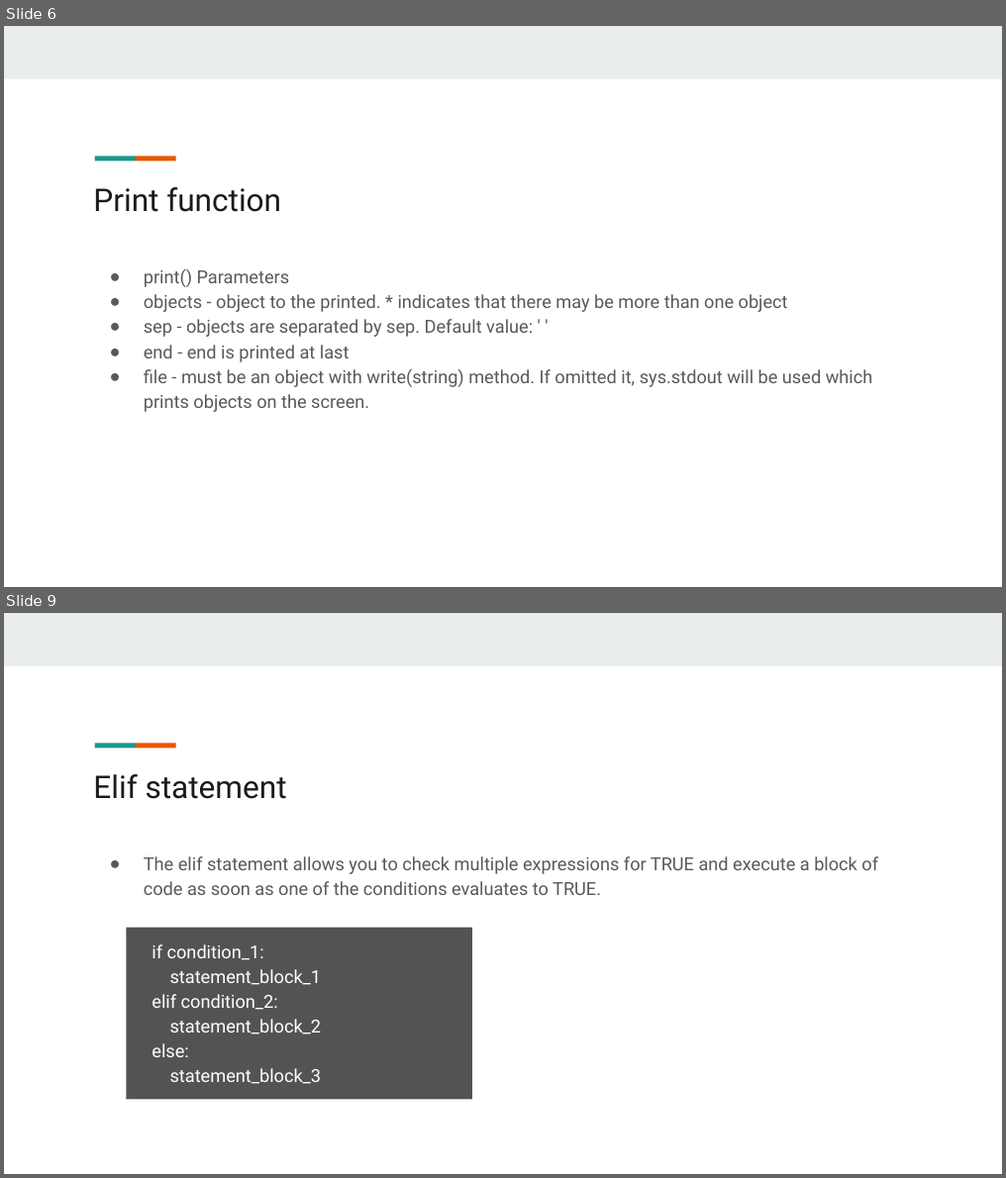
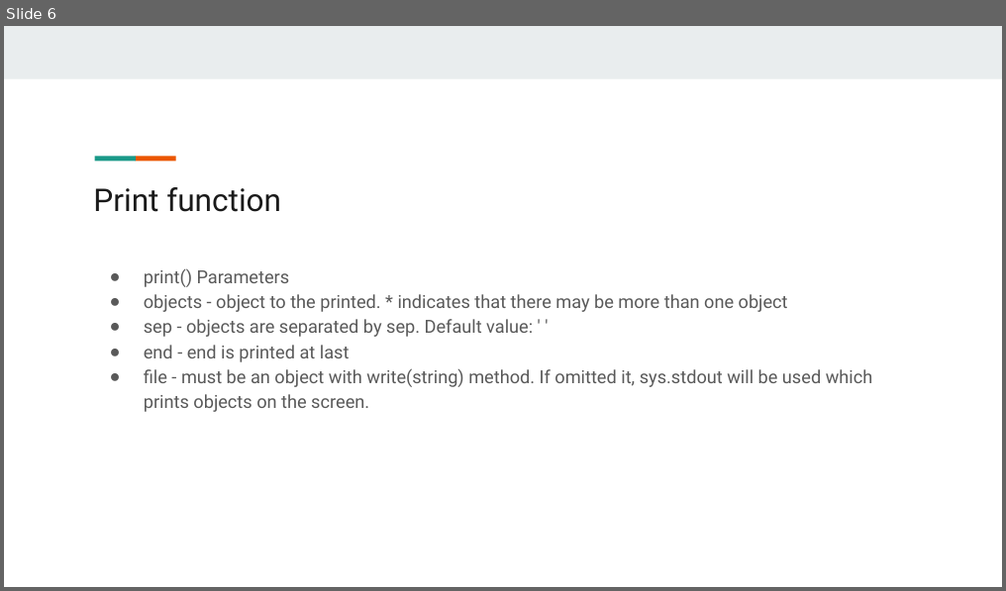
Before and after one commit to giridhersadineni/pythonsrec, a slide deck: 02.Operators & Conditional Statements/2. Python Operators.pptx. Shown one above the other, each under a label of ours: slides 6 and 9 before the commit, slide 6 after it; the slides between them are not shown. The pictures are 1006x1178 and 1006x591 pixels, drawn with LibreOffice and Linux fonts; fonts in the diff are those of the drawing. Boxes give left, top, right and bottom in pixels: in the first picture for what was removed or moved away, otherwise in the second. Text is boxed around its words. In the diff, an @@ line names an element or a change of style, - is before the commit and + after.

```diff
--- a/02.Operators & Conditional Statements/2. Python Operators.pptx
+++ b/02.Operators & Conditional Statements/2. Python Operators.pptx
@@ slide 9 removed at (x1=4, y1=613, x2=1002, y2=1174), background #FFFFFF; not listed: 3 template elements that a slide beside it also shows @@
@@ title removed at (x1=93, y1=774, x2=287, y2=799) @@
-Elif statement
@@ text removed at (x1=144, y1=857, x2=878, y2=895) @@
-● The elif statement allows you to check multiple expressions for TRUE and execute a block of code as soon as one of the conditions evaluates to TRUE.
@@ rectangle removed at (x1=126, y1=928, x2=472, y2=1099) @@
@@ text removed at (x1=152, y1=945, x2=322, y2=1084) @@
-if condition_1:
-statement_block_1
-elif condition_2:
-statement_block_2
-else:
-statement_block_3
```
Also in this commit, not shown: 17 other slides removed, 30 other files.
